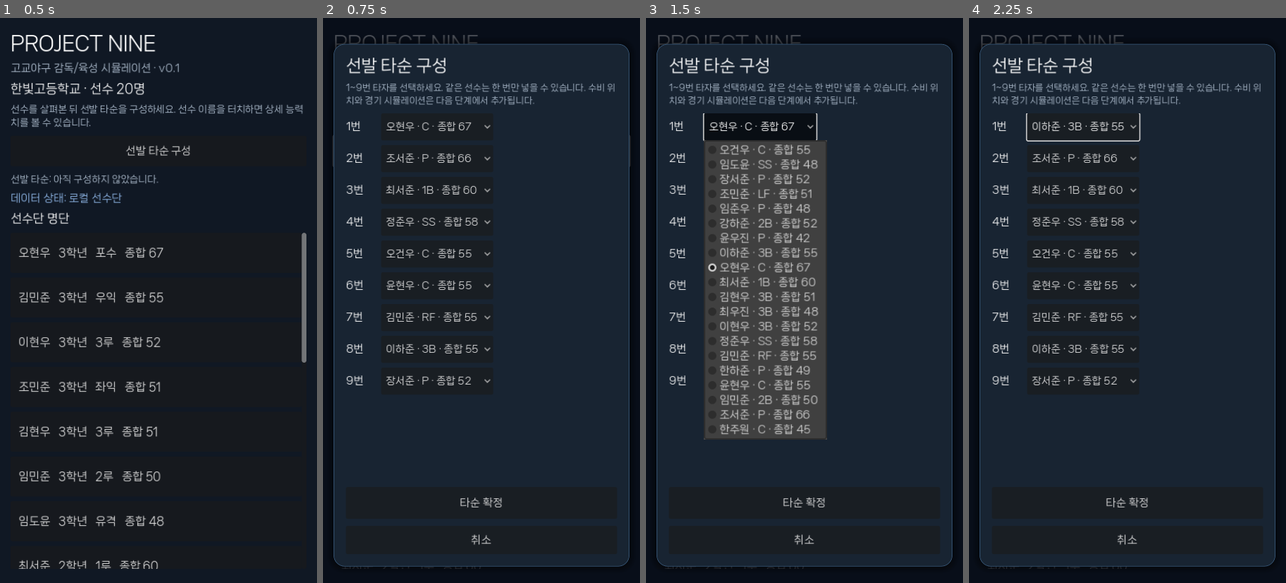
Above: before the commit, frames 1-4 (left to right).
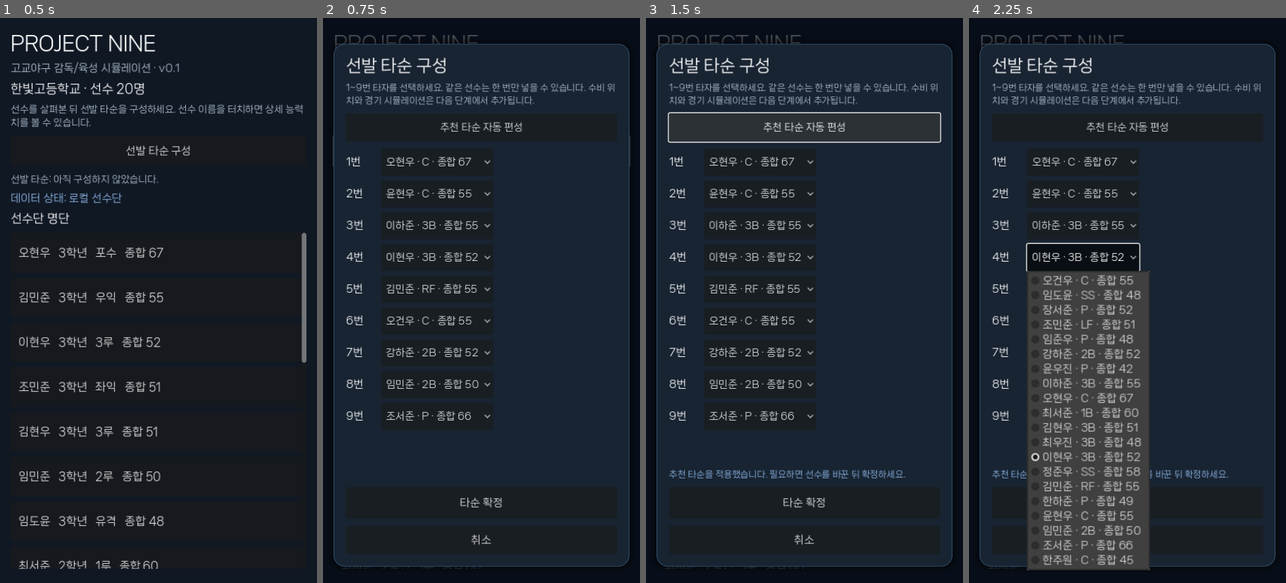
Above: after the commit, the same moments.

Repository: CyCle03/ProjectNine
Game: Godot game, scene res://scenes/main.tscn
Same seed, same stepped clock (60 frames per second), same inputs: the game is played once before the commit and once after it.
Inputs (mouse positions are in pixels of both pictures, inside the frame that each line leads up to):
- Up to frame 1 (0.5 s): no input
- Up to frame 2 (0.75 s): click "선발 타순 구성" at 0.5 s
- Up to frame 3 (1.5 s): click (804, 125) at 1.25 s, where only the run after the commit has a clickable "추천 타순 자동 편성"
- Up to frame 4 (2.25 s): click "오현우 3학년 포수 종합 67" at 2 s

Frame 1 is identical in both runs. In frame 2, 3.4% of the frame differs, in the area x 7-63%, y 18-72%; in frame 3, 22%, in the area x 6-94%, y 16-82%; in frame 4, 22%.

Commit message:
Add automatic batting order recommendation

Diff:
--- a/scripts/models/team.gd
+++ b/scripts/models/team.gd
@@ -31,14 +31,33 @@
 	return null
 
 func default_batting_order() -> Array[String]:
-	var sorted_players := players.duplicate()
-	sorted_players.sort_custom(func(a: Player, b: Player): return a.overall() > b.overall())
+	var fielders: Array[Player] = []
+	var pitchers: Array[Player] = []
+	for player in players:
+		if player.is_pitcher():
+			pitchers.append(player)
+		else:
+			fielders.append(player)
+	fielders.sort_custom(func(a: Player, b: Player): return _batting_score(a) > _batting_score(b))
+	pitchers.sort_custom(func(a: Player, b: Player): return a.overall() > b.overall())
 	var result: Array[String] = []
-	for player in sorted_players:
+	for player in fielders:
+		if result.size() >= LINEUP_SIZE - 1:
+			break
+		result.append(player.id)
+	if not pitchers.is_empty():
+		result.append(pitchers[0].id)
+	for player in fielders + pitchers:
 		if result.size() >= LINEUP_SIZE:
 			break
-		result.append(player.id)
+		if not result.has(player.id):
+			result.append(player.id)
 	return result
+
+func _batting_score(player: Player) -> float:
+	var skill := player.contact * 0.42 + player.power * 0.25 + player.eye * 0.20 + player.speed * 0.13
+	var readiness := clampf((player.condition - player.fatigue * 0.35) / 100.0, 0.5, 1.0)
+	return skill * readiness
 
 func set_batting_order(player_ids: Array[String]) -> bool:
 	if player_ids.size() != LINEUP_SIZE:
--- a/scripts/ui/lineup_screen.gd
+++ b/scripts/ui/lineup_screen.gd
@@ -50,6 +50,12 @@
 	guide.add_theme_font_size_override("font_size", 15)
 	guide.add_theme_color_override("font_color", Color("aebdce"))
 	layout.add_child(guide)
+	var auto_button := Button.new()
+	auto_button.text = "추천 타순 자동 편성"
+	auto_button.custom_minimum_size.y = 48
+	auto_button.add_theme_font_size_override("font_size", 17)
+	auto_button.pressed.connect(_apply_recommended_order)
+	layout.add_child(auto_button)
 
 	var scroll := ScrollContainer.new()
 	scroll.size_flags_vertical = Control.SIZE_EXPAND_FILL
@@ -110,6 +116,21 @@
 	row.add_child(selector)
 	selectors.append(selector)
 
+func _apply_recommended_order() -> void:
+	if team == null:
+		return
+	var order := team.default_batting_order()
+	for slot in selectors.size():
+		if slot >= order.size():
+			break
+		var selector := selectors[slot]
+		for index in selector.item_count:
+			if str(selector.get_item_metadata(index)) == order[slot]:
+				selector.select(index)
+				break
+	error_label.text = "추천 타순을 적용했습니다. 필요하면 선수를 바꾼 뒤 확정하세요."
+	error_label.add_theme_color_override("font_color", Color("8fb7e8"))
+
 func _save() -> void:
 	var ids: Array[String] = []
 	for selector in selectors:
